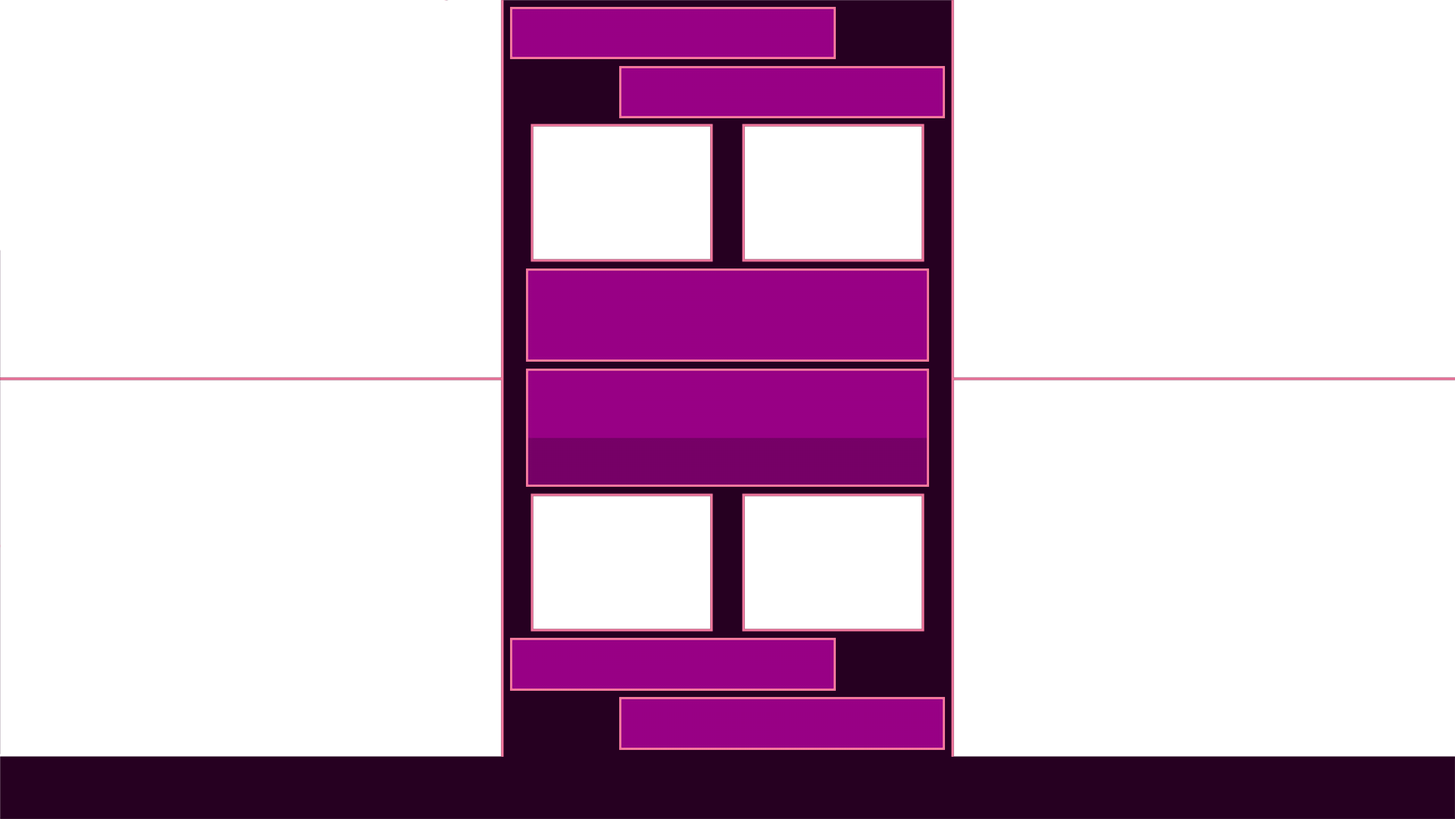
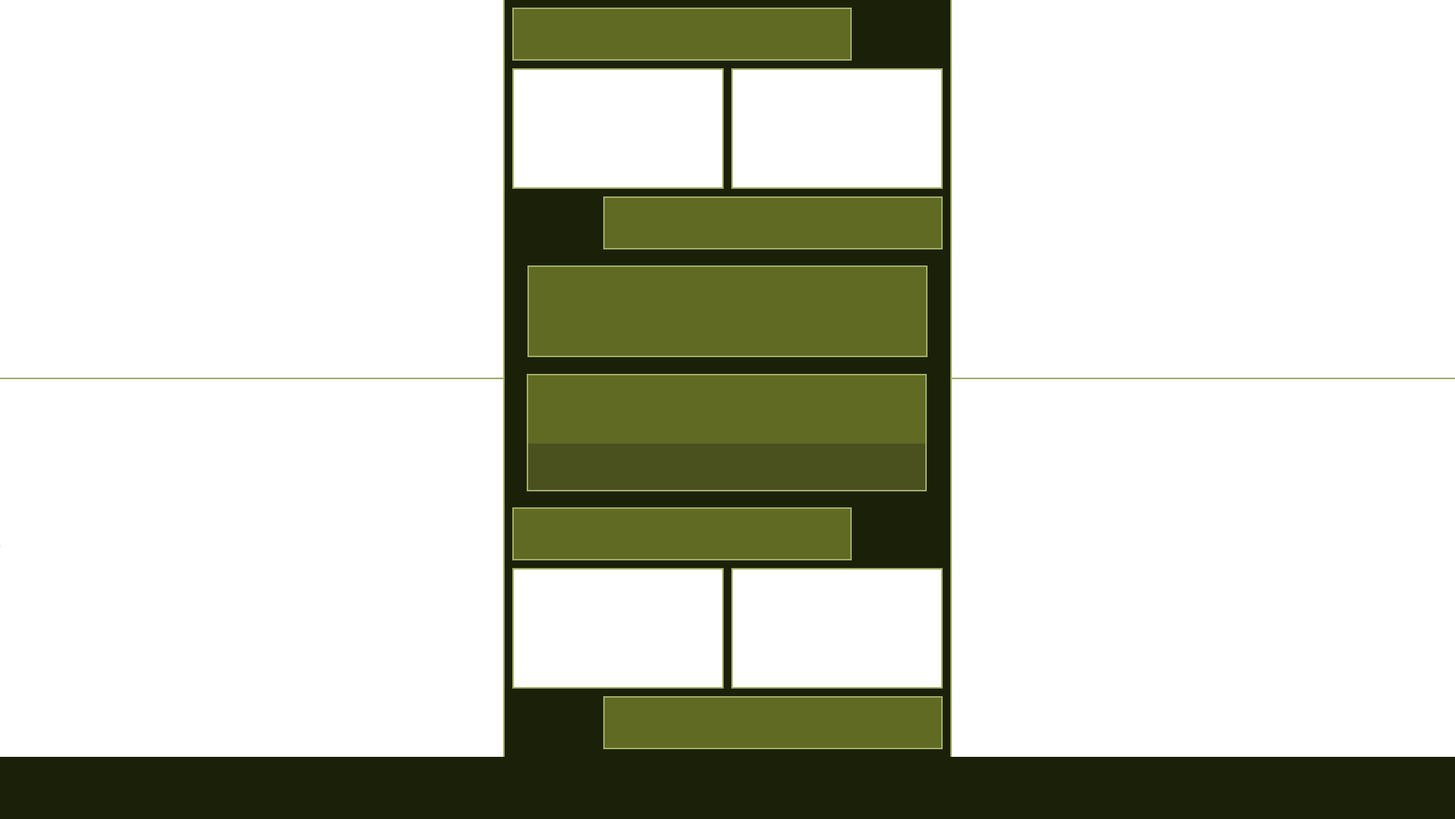
The second (1455, 819) image is a revision of the first. Changes to its layers:
renamed "Player 1 Name" to "Player 1", painted on it over left=510, top=6, right=852, bottom=61
added layer "Player 2" above "Player 3" over left=603, top=196, right=943, bottom=250
added layer "Player 3" above "Player 4" over left=512, top=507, right=852, bottom=561
renamed "Player 4 Name" to "Player 4", painted on it over left=603, top=695, right=946, bottom=750
painted on "Category" over left=526, top=368, right=930, bottom=492
painted on "Timer" over left=526, top=265, right=930, bottom=362
painted on "Panel Borders" over left=0, top=0, right=1455, bottom=757
renamed "Player 2 Name" to "Cam Cover", hid it, moved it above "Background", painted on it over left=513, top=65, right=946, bottom=687
removed layer "Player 3 Name" over left=510, top=637, right=837, bottom=691
painted on "Background" over left=0, top=0, right=1455, bottom=819
